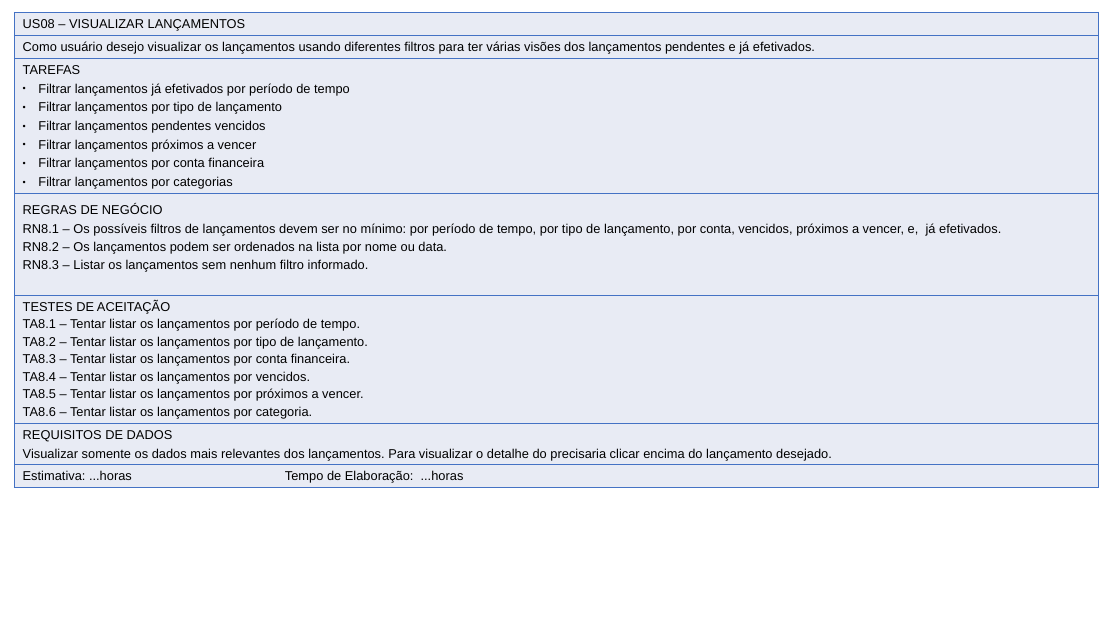
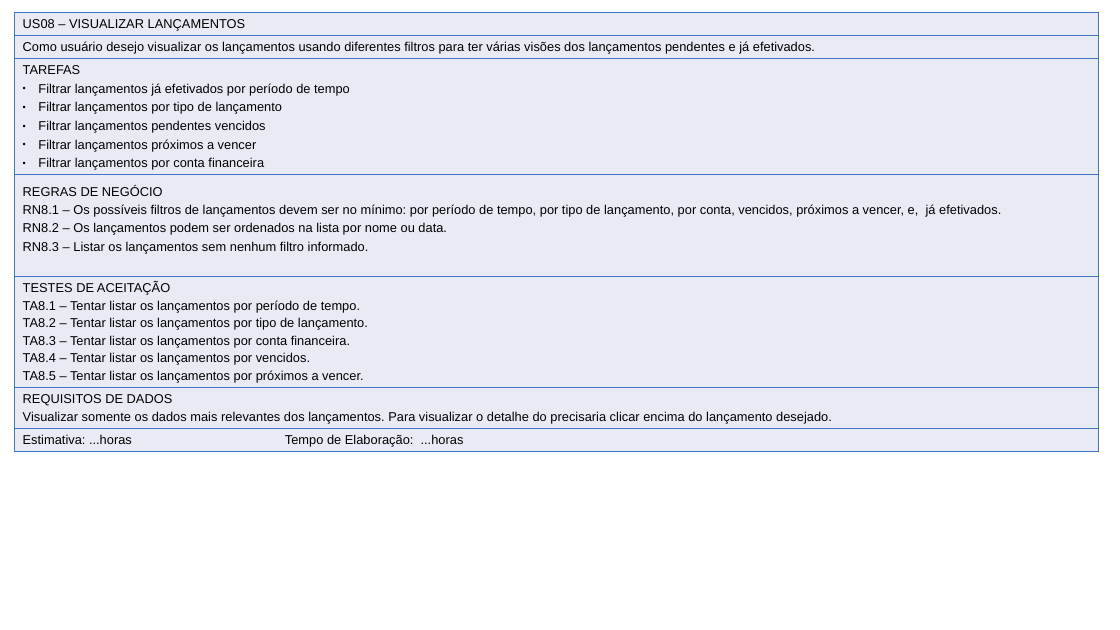
Before and after one commit to evertonschuster/GestaoFinancaPessoal, a slide deck: slide 4 of GestaoFinancaPessoal/GestaoFinancaPessoal/Documentos/Entrega-02/UserStories.pptx. Drawn at 1120x630 pixels with LibreOffice and Linux fonts; fonts in the diff are those of the drawing. Boxes give left, top, right and bottom in pixels: in the first picture for what was removed or moved away, otherwise in the second. Text is boxed around its words. In the diff, an @@ line names an element or a change of style, - is before the commit and + after.

Commit message:
User Stories e Testes de Aceitação - 08,07,05,04

```diff
--- a/GestaoFinancaPessoal/GestaoFinancaPessoal/Documentos/Entrega-02/UserStories.pptx
+++ b/GestaoFinancaPessoal/GestaoFinancaPessoal/Documentos/Entrega-02/UserStories.pptx
@@ table at [14, 13, 1099, 476] @@
-row 3, column 1: TAREFAS / Filtrar lançamentos já efetivados por período de tempo / Filtrar lançamentos por tipo de lançamento / Filtrar lançamentos pendentes vencidos / Filtrar lançamentos próximos a vencer / Filtrar lançamentos por conta financeira / Filtrar lançamentos por categorias
+row 3, column 1: TAREFAS / Filtrar lançamentos já efetivados por período de tempo / Filtrar lançamentos por tipo de lançamento / Filtrar lançamentos pendentes vencidos / Filtrar lançamentos próximos a vencer / Filtrar lançamentos por conta financeira
-row 5, column 1: TESTES DE ACEITAÇÃO / TA8.1 – Tentar listar os lançamentos por período de tempo. / TA8.2 – Tentar listar os lançamentos por tipo de lançamento. / TA8.3 – Tentar listar os lançamentos por conta financeira. / TA8.4 – Tentar listar os lançamentos por vencidos. / TA8.5 – Tentar listar os lançamentos por próximos a vencer. / TA8.6 – Tentar listar os lançamentos por categoria.
+row 5, column 1: TESTES DE ACEITAÇÃO / TA8.1 – Tentar listar os lançamentos por período de tempo. / TA8.2 – Tentar listar os lançamentos por tipo de lançamento. / TA8.3 – Tentar listar os lançamentos por conta financeira. / TA8.4 – Tentar listar os lançamentos por vencidos. / TA8.5 – Tentar listar os lançamentos por próximos a vencer.
```
Also in this commit, not shown: 1 other slide changed, 4 other files.
